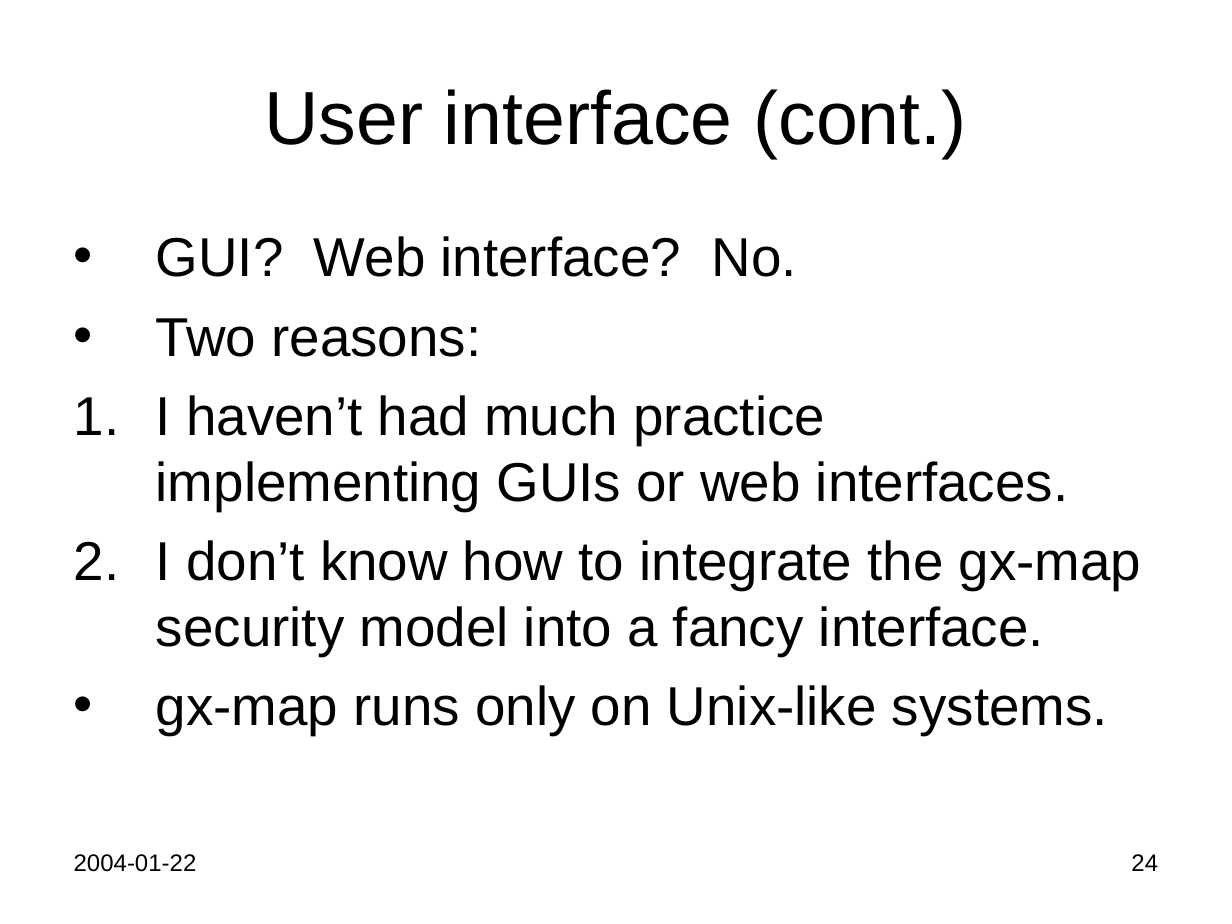
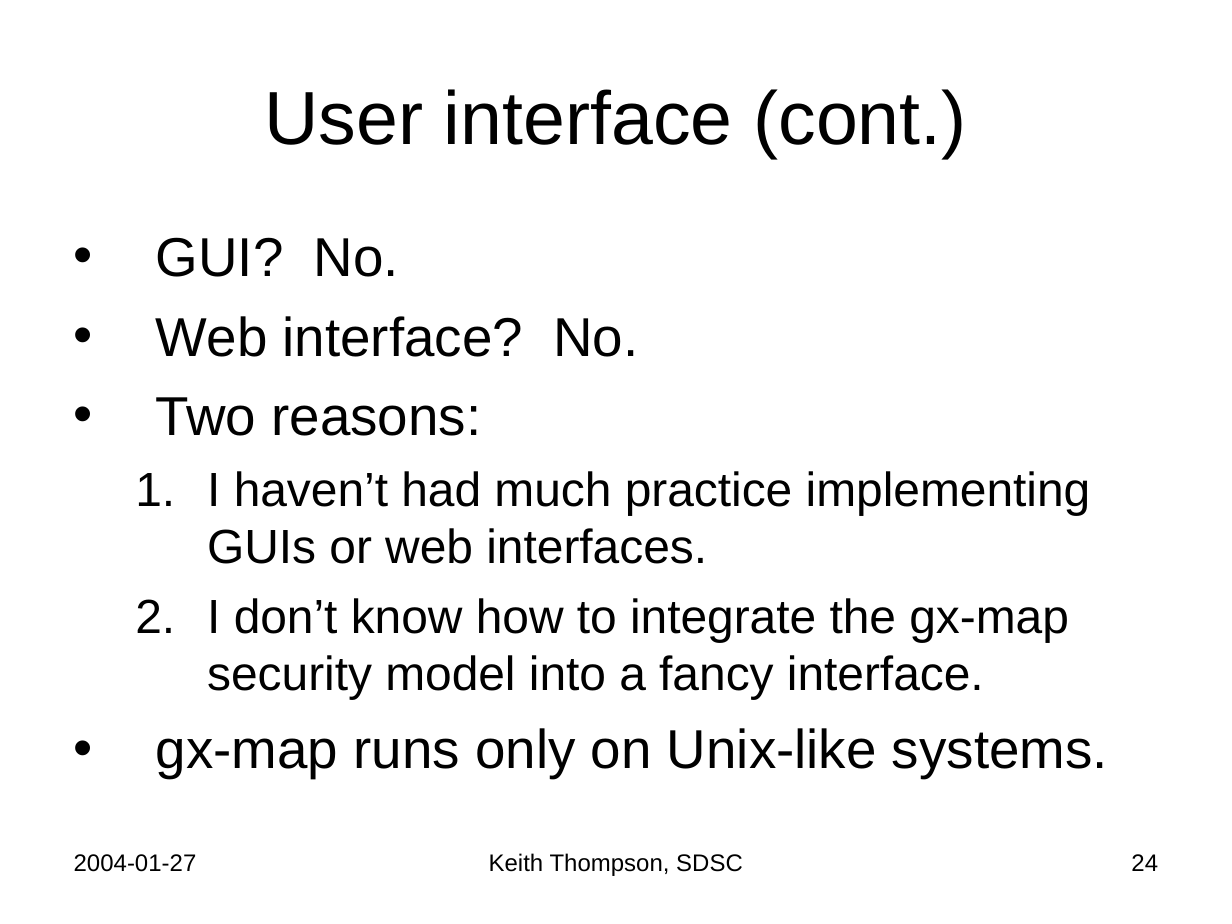
Before and after one commit to Keith-S-Thompson/gx-map, a slide deck: slide 24 of gx-map.ppt. Drawn at 1232x924 pixels with LibreOffice and Linux fonts; fonts in the diff are those of the drawing. Boxes give left, top, right and bottom in pixels: in the first picture for what was removed or moved away, otherwise in the second. Text is boxed around its words. In the diff, an @@ line names an element or a change of style, - is before the commit and + after.

```diff
--- a/gx-map.ppt
+++ b/gx-map.ppt
@@ text at bbox=[156, 237, 638, 357]: text changed @@
-• GUI? Web interface? No.
+• GUI? No.
+• Web interface? No.
@@ text at bbox=[207, 471, 1091, 700]: size 32 to 28 pt in "I haven’t had much practice implementing GUIs ...", "I don’t know how to integrate the ..."; list level 1 to 2 in "I haven’t had much practice ..."; list level 1 to 2 in "I don’t know how to ..." @@
@@ text at bbox=[74, 854, 197, 872]: text changed @@
-2004-01-22
+2004-01-27
@@ text added at bbox=[489, 853, 743, 876], 14 pt, text #000000 @@
+Keith Thompson, SDSC
```
Also in this commit, not shown: 29 other slides changed, 1 slide added.
